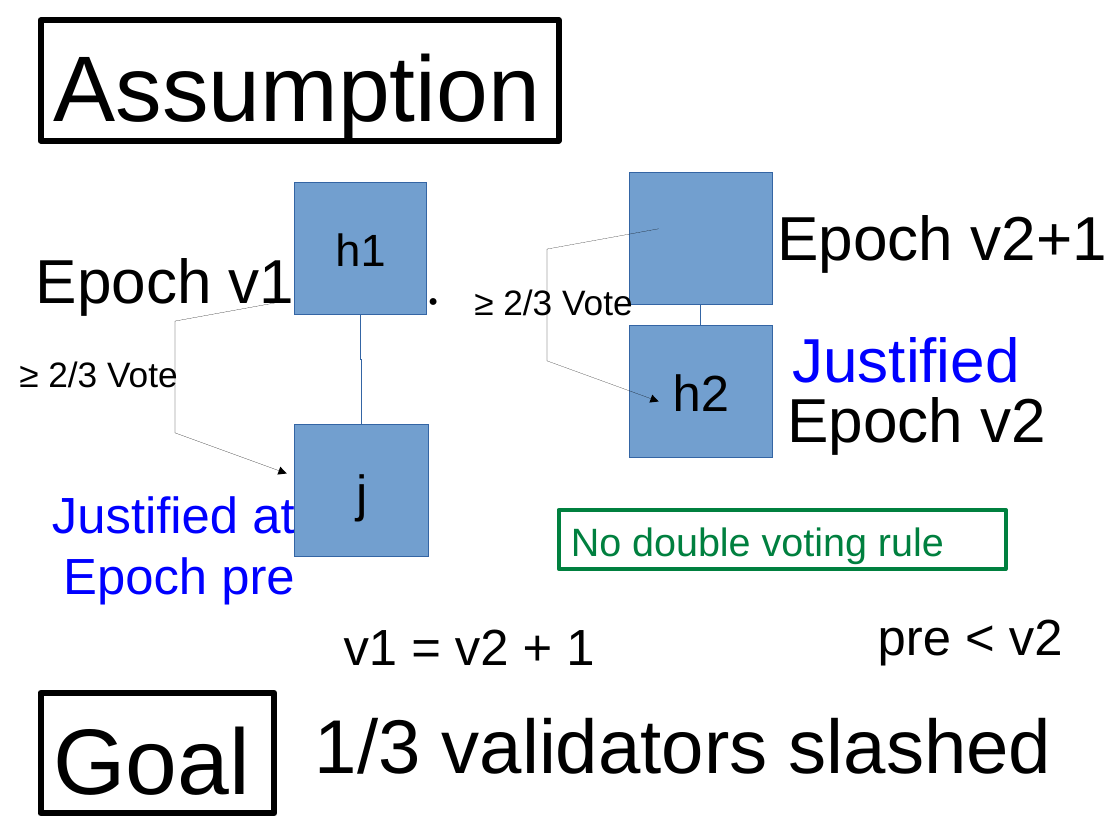
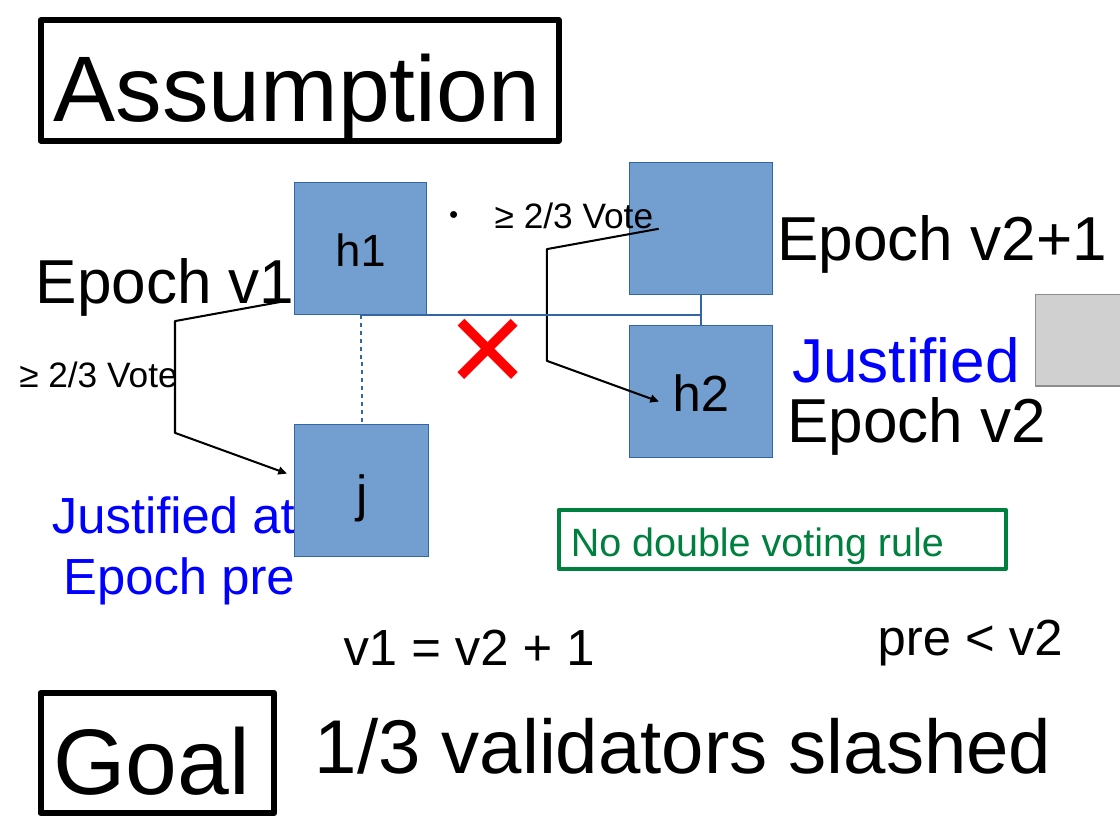
Before and after one commit to palmskog/pos, a slide deck: slide 40 of slide.odp. Drawn at 1120x840 pixels with LibreOffice and Linux fonts; fonts in the diff are those of the drawing; grey boxes stand for pictures. Boxes give left, top, right and bottom in pixels: in the first picture for what was removed or moved away, otherwise in the second. Text is boxed around its words. In the diff, an @@ line names an element or a change of style, - is before the commit and + after.

```diff
--- a/slide.odp
+++ b/slide.odp
@@ rectangle: place and size @@
-rectangle at box(630, 173, 772, 305)
+rectangle at box(630, 163, 772, 295)
@@ text "≥ 2/3 Vote" rewrapped from box(503, 287, 633, 316) to box(524, 199, 654, 234) @@
@@ freeform shape at box(547, 229, 659, 401): outline #000000 0 pt to #000000 1.45 pt @@
@@ text added at box(417, 254, 559, 437), 96 pt, text #FF0000 @@
+×
@@ elbow line moved from (701, 325) - (701, 305) to (701, 325) - (701, 295) @@
@@ elbow line (701, 325) - (701, 295): stroke #3465A4 0 pt to #3465A4 1.45 pt @@
@@ picture added at box(1037, 295, 1120, 386) @@
@@ freeform shape at box(175, 301, 287, 474): outline #000000 0 pt to #000000 1.45 pt @@
@@ elbow line (361, 315) - (362, 425): stroke #3465A4 0 pt to #3465A4 1.45 pt @@
@@ elbow line added from (361, 315) to (701, 315), #3465A4 1.45 pt @@
```
Also in this commit, not shown: 37 other slides changed.
